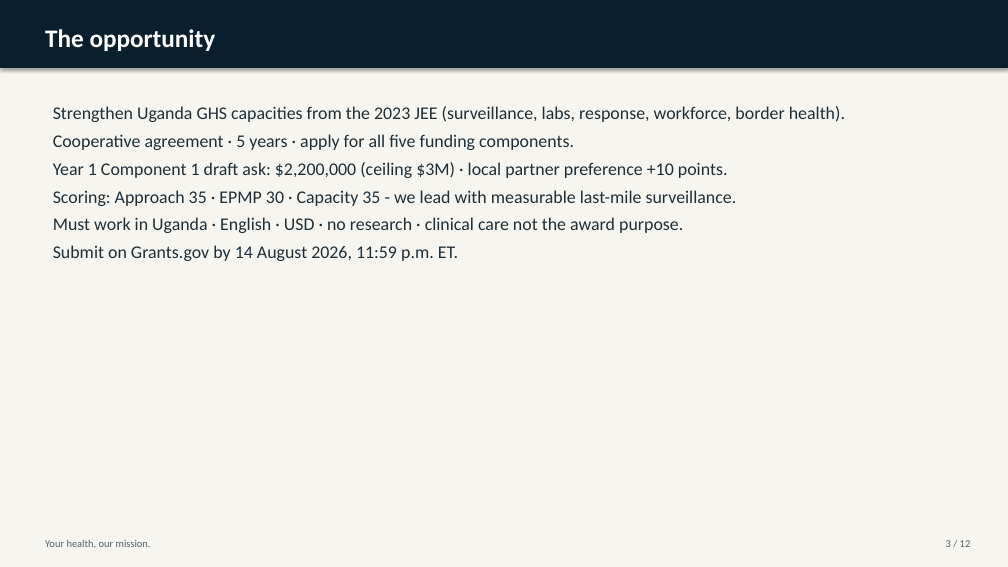
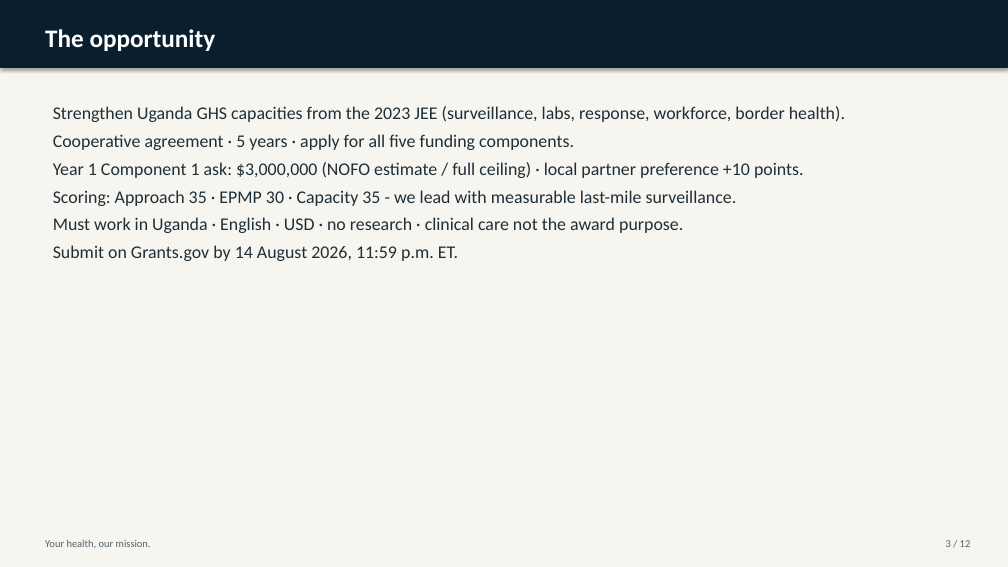
Before and after one commit to WASSWA2624/fairbanks, a slide deck: slide 3 of applications/cdc-ghs-global/documents/cdc-ghs-global_ppt.pptx. Drawn at 1008x567 pixels with LibreOffice and Linux fonts; fonts in the diff are those of the drawing. Boxes give left, top, right and bottom in pixels: in the first picture for what was removed or moved away, otherwise in the second. Text is boxed around its words. In the diff, an @@ line names an element or a change of style, - is before the commit and + after.

Commit message:
Update budget details and add new SF-424 answers PDF for CDC-RFA-JG-26-0056 application
Revise Year 1 budget section in application_answers.md and related scripts to reflect a total federal ask of $7,500,000, with detailed component allocations. Introduce a new PDF document containing fillable answers for the SF-424 form, ensuring compliance with Grants.gov requirements. Update existing documents to align with the revised budget and application details.

```diff
--- a/applications/cdc-ghs-global/documents/cdc-ghs-global_ppt.pptx
+++ b/applications/cdc-ghs-global/documents/cdc-ghs-global_ppt.pptx
@@ text at box(53, 162, 804, 178): text changed @@
-Year 1 Component 1 draft ask: $2,200,000 (ceiling $3M) · local partner preference +10 points.
+Year 1 Component 1 ask: $3,000,000 (NOFO estimate / full ceiling) · local partner preference +10 points.
```
Also in this commit, not shown: 2 other slides changed, 9 other files.
